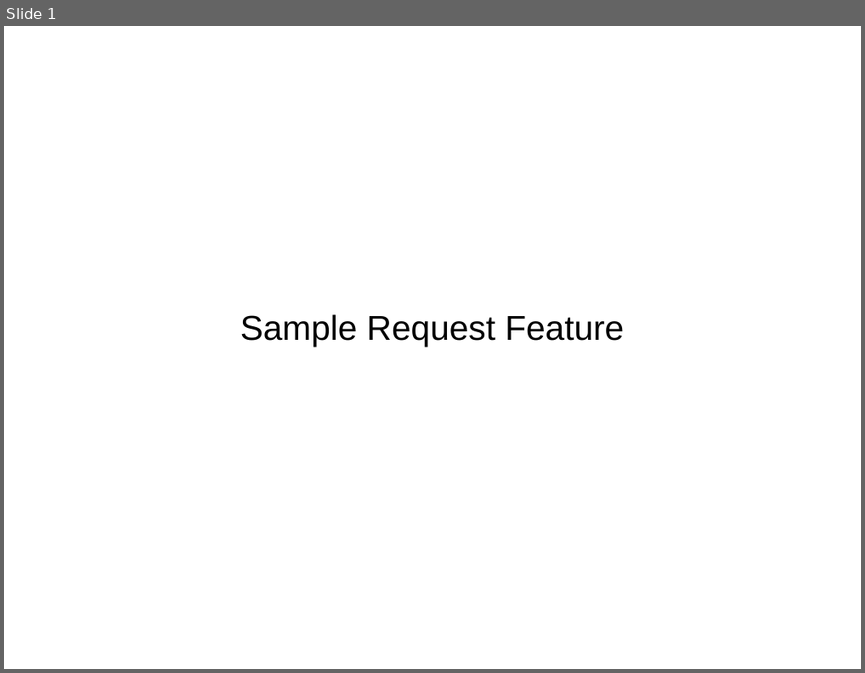
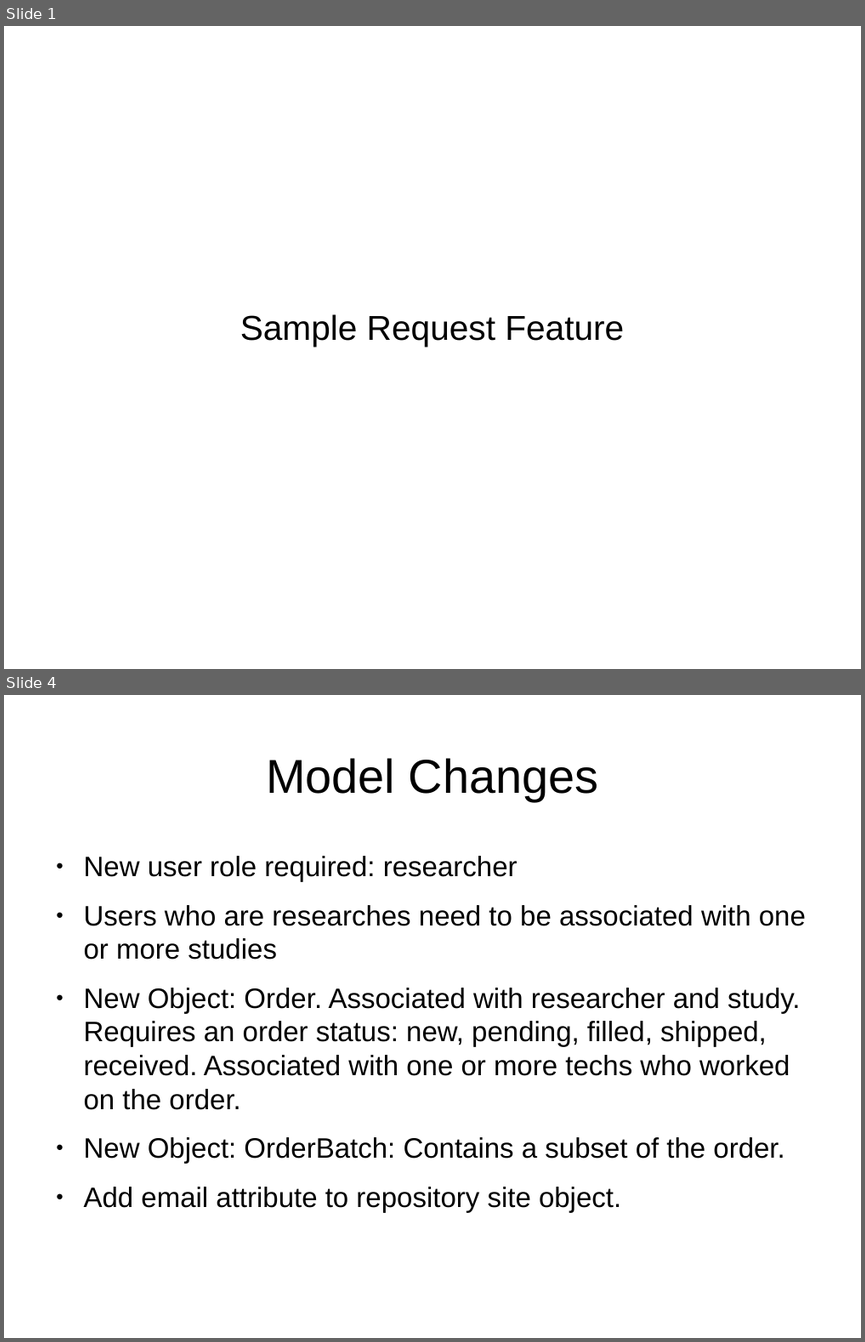
Before and after one commit to CBSR-Biobank/biobank, a slide deck: docs/sampleRequestFlowcharts.odp. Shown one above the other, each under a label of ours: slide 1 before the commit, slides 1 and 4 after it; the slides between them are not shown. The pictures are 865x673 and 865x1342 pixels, drawn with LibreOffice and Linux fonts; fonts in the diff are those of the drawing. Boxes give left, top, right and bottom in pixels: in the first picture for what was removed or moved away, otherwise in the second. Text is boxed around its words. In the diff, an @@ line names an element or a change of style, - is before the commit and + after.

```diff
--- a/docs/sampleRequestFlowcharts.odp
+++ b/docs/sampleRequestFlowcharts.odp
@@ slide 4 added at (4, 695, 861, 1338), background #FFFFFF @@
@@ title added at (266, 758, 599, 801), 44 pt, text #000000 @@
+Model Changes
@@ text added at (84, 856, 806, 1212), 26 pt, text #000000 @@
+● New user role required: researcher
+● Users who are researches need to be associated with one or more studies
+● New Object: Order. Associated with researcher and study. Requires an order status: new, pending, filled, shipped, received. Associated with one or more techs who worked on the order.
+● New Object: OrderBatch: Contains a subset of the order.
+● Add email attribute to repository site object.
```
Also in this commit, not shown: 2 slides changed, 3 other slides added.
